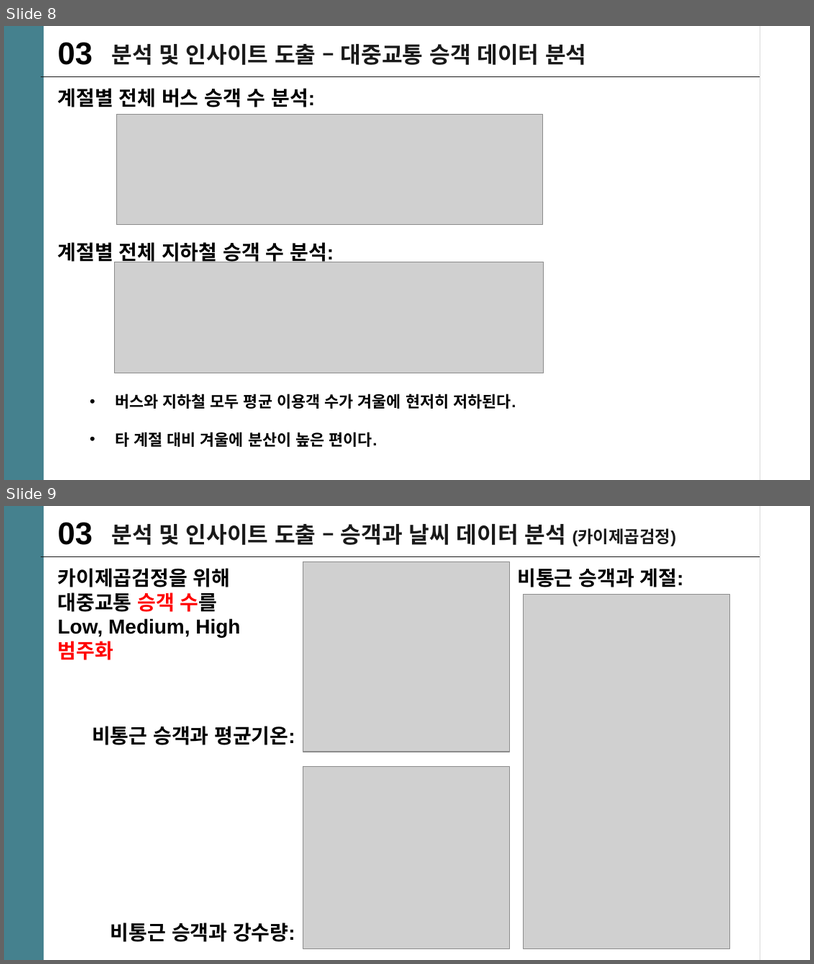
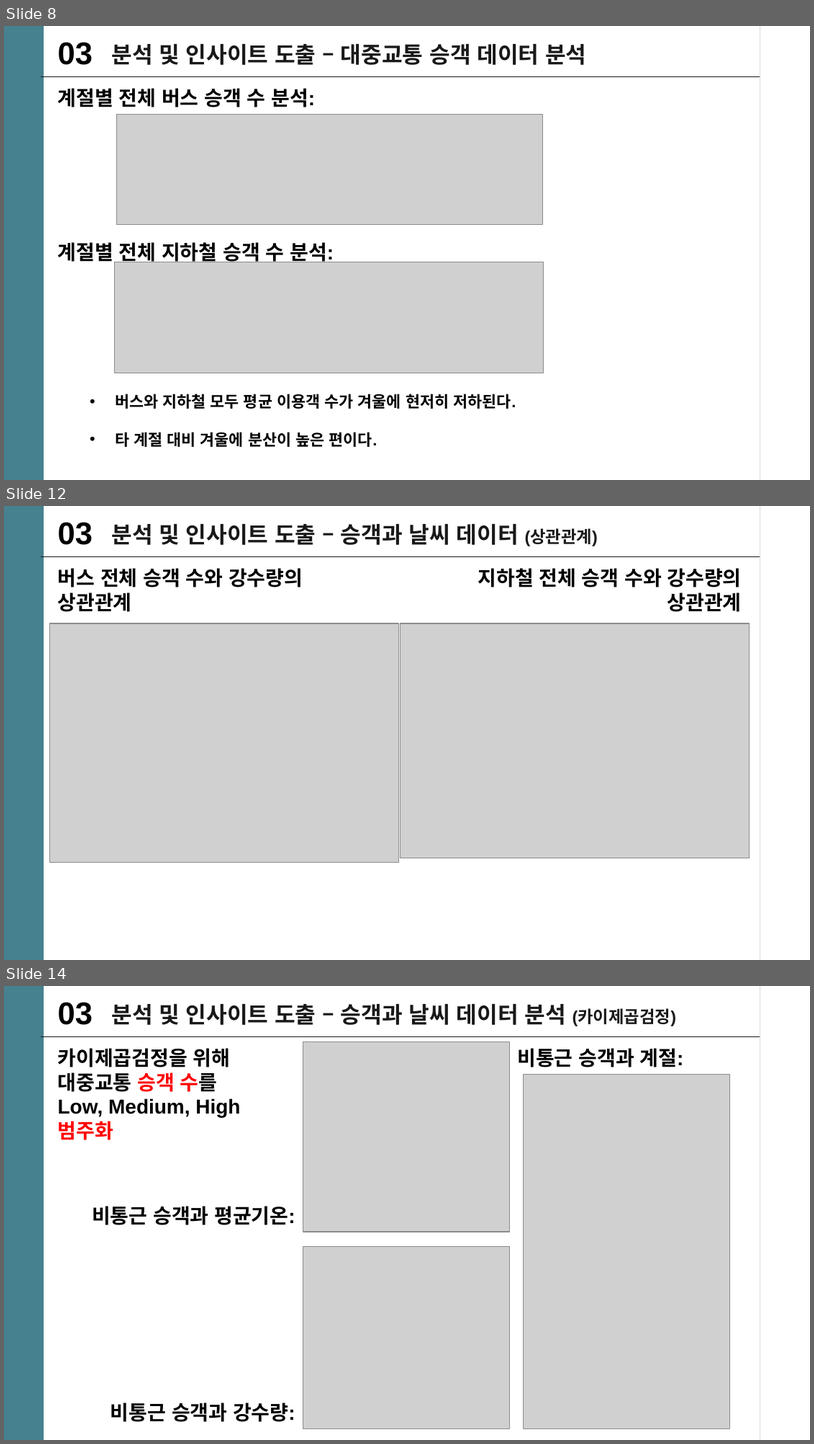
Before and after one commit to mini-project-y/1st_mini_project, a slide deck: Yuri/PJT-yuri.pptx. Shown one above the other, each under a label of ours: slides 8 and 9 before the commit, slides 8, 12 and 14 after it; the slides between them are not shown. The pictures are 814x964 and 814x1444 pixels, drawn with LibreOffice and Linux fonts; fonts in the diff are those of the drawing; grey boxes stand for pictures. Boxes give left, top, right and bottom in pixels: in the first picture for what was removed or moved away, otherwise in the second. Text is boxed around its words. In the diff, an @@ line names an element or a change of style, - is before the commit and + after.

```diff
--- a/Yuri/PJT-yuri.pptx
+++ b/Yuri/PJT-yuri.pptx
@@ slide 12 added at <box>4,506,810,960</box>, background #FFFFFF; not listed: 2 template elements that a slide beside it also shows @@
@@ text added at <box>58,522,93,545</box>, 28 pt, text #000000, bold @@
+03
@@ text added at <box>112,524,598,546</box>, 20 pt, text #191919, bold @@
+분석 및 인사이트 도출 – 승객과 날씨 데이터 (상관관계)
@@ line added from (761, 557) to (41, 557), #191919 0.75 pt @@
@@ text added at <box>58,568,303,612</box>, 18 pt, text #000000, bold @@
+버스 전체 승객 수와 강수량의
+상관관계
@@ text added at <box>478,568,742,612</box>, 18 pt, text #000000, bold @@
+지하철 전체 승객 수와 강수량의
+상관관계
@@ picture added at <box>50,624,399,862</box> @@
@@ picture added at <box>401,624,750,858</box> @@
@@ what was slide 9 is now slide 14 @@
```
Also in this commit, not shown: 4 slides changed, 4 other slides added, 4 other files.
